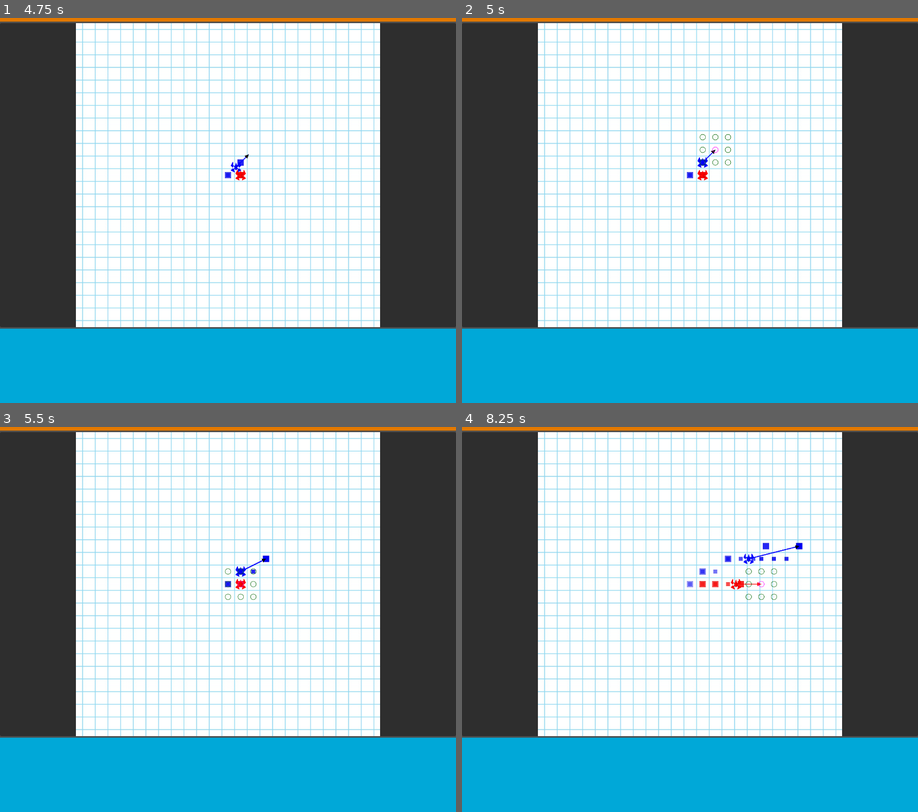
Above: before the commit, frames 1-4 (two rows, left to right).
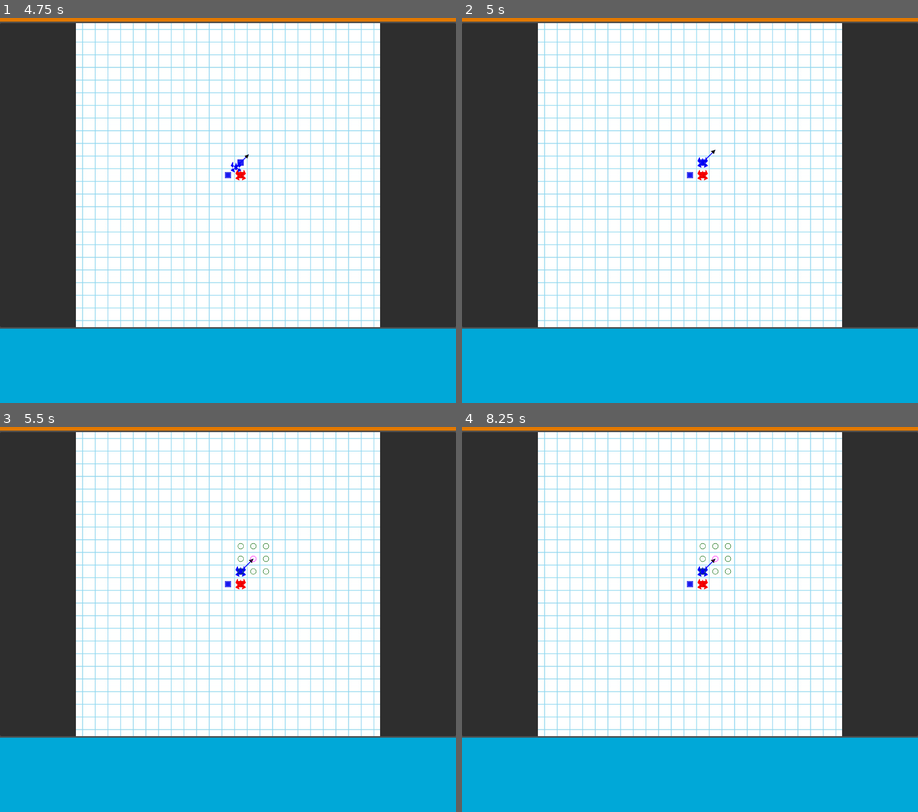
Above: after the commit, the same moments.

Repository: broosnemanic/race_game
Game: Godot game, scene res://scenes/game_control.tscn
Two runs of this game, one before a commit and one after it. Both use one fixed random seed, a clock stepped at 60 frames per second and the inputs below.
Inputs (mouse positions are in pixels of both pictures, inside the frame that each line leads up to):
- Up to frame 1 (4.75 s): tap Enter at 0.5, 2, 3.5 s; click (228, 175) at 0.67 s; tap Space at 1.25, 2.75, 4.25 s; click (228, 175) at 1.42 s; move the mouse to (241, 175) at 2.02 s; click (241, 175) at 2.17 s; click (241, 175) at 2.92 s; move the mouse to (241, 164) at 3.52 s; click (241, 164) at 3.67 s; move the mouse to (241, 175) at 4.27 s; click (241, 175) at 4.42 s
- Up to frame 2 (5 s): no input
- Up to frame 3 (5.5 s): move the mouse to (264, 557) at 5.02 s; click (264, 557) at 5.17 s
- Up to frame 4 (8.25 s): move the mouse to (717, 584) at 5.77 s; click (717, 584) at 5.92 s; move the mouse to (753, 557) at 6.52 s; click (753, 557) at 6.67 s; move the mouse to (740, 584) at 7.27 s; click (740, 584) at 7.42 s; move the mouse to (794, 546) at 8.02 s; click (794, 546) at 8.17 s

Frame 1 is identical in both runs. In frame 2, less than 0.1% of the frame differs, in the area x 52-60%, y 30-39%; in frame 3, 0.2%; in frame 4, 0.6%, in the area x 49-75%, y 30-45%.

Commit message:
Distributed ship moves
Ships move one square at a time; ship moves are distributed evenly along tics

Diff:
--- a/scripts/board.gd
+++ b/scripts/board.gd
@@ -3,6 +3,7 @@
 
 signal ship_move_completed(a_ship: Ship)
 signal ship_move_selected(a_ship: Ship)
+signal all_moves_completed()
 
 @onready var board_camera: Camera2D = %BoardCamera
 @onready var grid_rect: TextureRect = %GridRect
@@ -139,18 +140,34 @@
 	for i_ship: Ship in ships:
 		t_tic_count = maxi(t_tic_count, i_ship.descrete_path.count())
 	# Loop through tics
-	for i_tic: int in range(1, t_tic_count):
+	for i_ship: Ship in ships:
+		var t_path: DescretePath = i_ship.descrete_path
+		t_path.populate_padded_steps(t_tic_count, t_path.coords[0], t_path.coords[-1])
+		#t_bool_register[i_ship.player] = distributed_bools(t_tic_count, i_ship.descrete_path.coords.size())
+	for i_tic: int in range(0, t_tic_count):
 		for i_ship: Ship in ships:
-			# Check that i_ship has a remaining move to make
-			if i_tic < i_ship.descrete_path.count():
+
 				# Create tween to move i_ship the next step
-				var t_coords: Array[Vector2i] = i_ship.descrete_path.coords
-				var t_coord: Vector2i = t_coords[i_tic] - t_coords[i_tic - 1]
+				#var t_coords: Array[Vector2i] = i_ship.descrete_path.padded_steps[i_tic]
+				var t_coord: Vector2i = i_ship.descrete_path.padded_steps[i_tic]
 				move_ship_to(i_ship, t_coord, t_duration)
 		# Create await timer with duration of move
 		await get_tree().create_timer(t_duration).timeout
 		# We want both ships to move once per tic (if it has a move remaining)
 		# Then move on to next tic
+	all_moves_completed.emit()
+
+
+# Returns array filled with false, with a_count of true distributed evenly
+func distributed_bools(a_total: int, a_count: int) -> Array[bool]:
+	var t_array: Array[bool] = []
+	t_array.resize(a_total)
+	t_array.fill(false)
+	var t_step: float = a_total as float / a_count
+	for i_index: int in range(0, a_count):
+			t_array[floori(i_index * t_step)] = true
+	return t_array
+
 
 
 func preserve_ship_paths() -> void:
--- a/scripts/descrete_path.gd
+++ b/scripts/descrete_path.gd
@@ -2,9 +2,11 @@
 class_name DescretePath
 
 
-var coords: Array[Vector2i] = []
-var point_markers: Array[Sprite2D] = []
-var color: Color = Color.FUCHSIA
+var coords: Array[Vector2i] = []				# Int coord of points
+var point_markers: Array[Sprite2D] = []			# Graphical representation of points
+var color: Color = Color.FUCHSIA				# Default point_marker color
+var tic: int = 0								# Current place in coords list
+var padded_steps: Array[Vector2i]				# Unit steps composing entire path, padded to a length with ZERO steps
 
 const POINT_TEXTURE: Texture2D = preload("uid://dup115kj27cgg")
 const ENDPOINT_TEXTURE: Texture2D = preload("uid://dipjdkw86aunk")
@@ -97,6 +99,18 @@
 
 
 
+func populate_padded_steps(a_path_length: int, a_start: Vector2i, a_end: Vector2i) -> void:
+	var t_steps: Array[Vector2i] = distributed_directions(a_start, a_end)
+	var t_padded: Array[Vector2i] = []
+	t_padded.resize(a_path_length)
+	t_padded.fill(Vector2i.ZERO)
+	var t_step: float = a_path_length as float / t_steps.size()
+	for i_index: int in range(0, t_steps.size()):
+			t_padded[floori(i_index * t_step)] = t_steps[i_index]
+	padded_steps = t_padded
+	pass
+
+
 
 
 func fade(a_fraction: float) -> void:
--- a/scripts/game_control.gd
+++ b/scripts/game_control.gd
@@ -10,7 +10,6 @@
 var player_count: int = 1
 var ship_ready_report: Array[bool] = []
 var turn_index: int
-
 
 
 func _ready() -> void:
@@ -45,11 +44,9 @@
 
 func start_turn() -> void:
 	board.select_first_ship()
-	#board.fade_traces()
-	#board.fade_dots()
 
 
-
+# Placeholder func to distribute starting positions
 func start_pos_from_player(a_player: int) -> Vector2:
 	var t_coord: Vector2i = Vector2i(a_player, 0)
 	return board.pos_from_coords(t_coord) + board.board_camera.offset
@@ -69,7 +66,9 @@
 		#board.move_ships()
 		board.move_ships_alt()
 		reset_ship_ready_report()
-		await get_tree().create_timer(Constants.MOVE_TIME).timeout
+		#await get_tree().create_timer(Constants.MOVE_TIME).timeout
+		# TODO: this needs to be a signal set off when ship movement is complete
+		await board.all_moves_completed
 		start_turn()
 	else:
 		board.select_next_ship()
